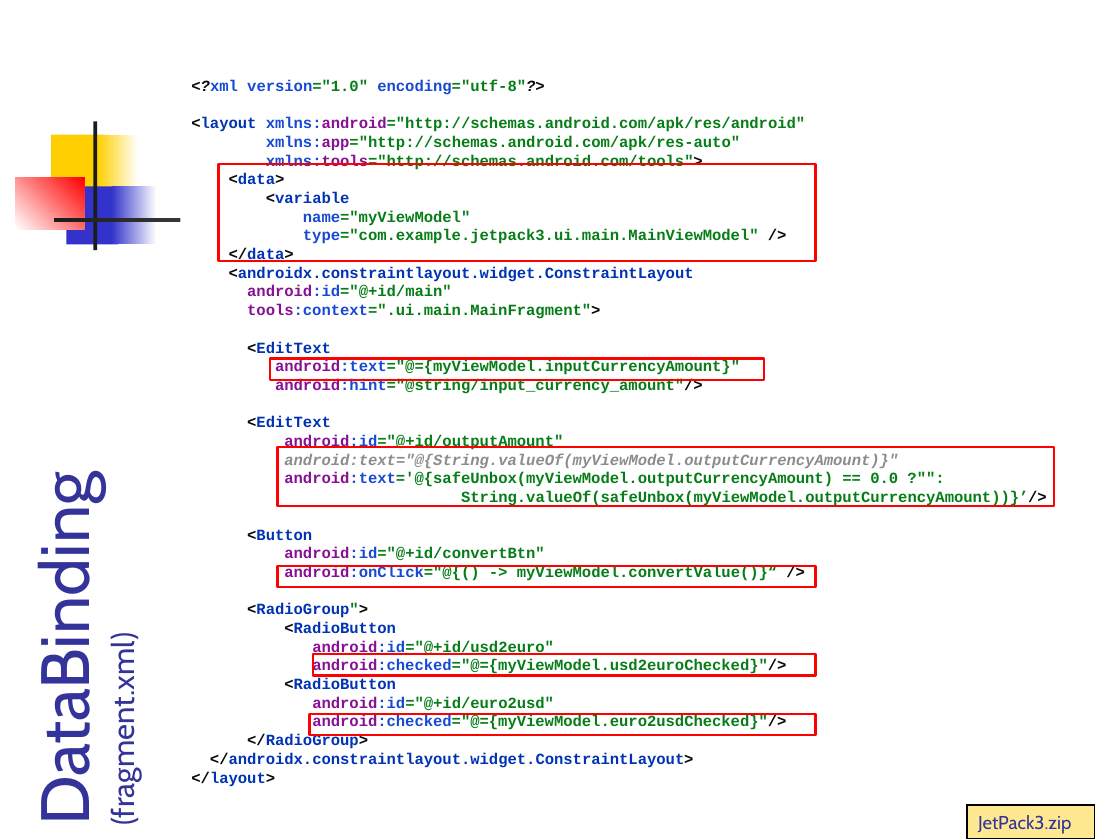
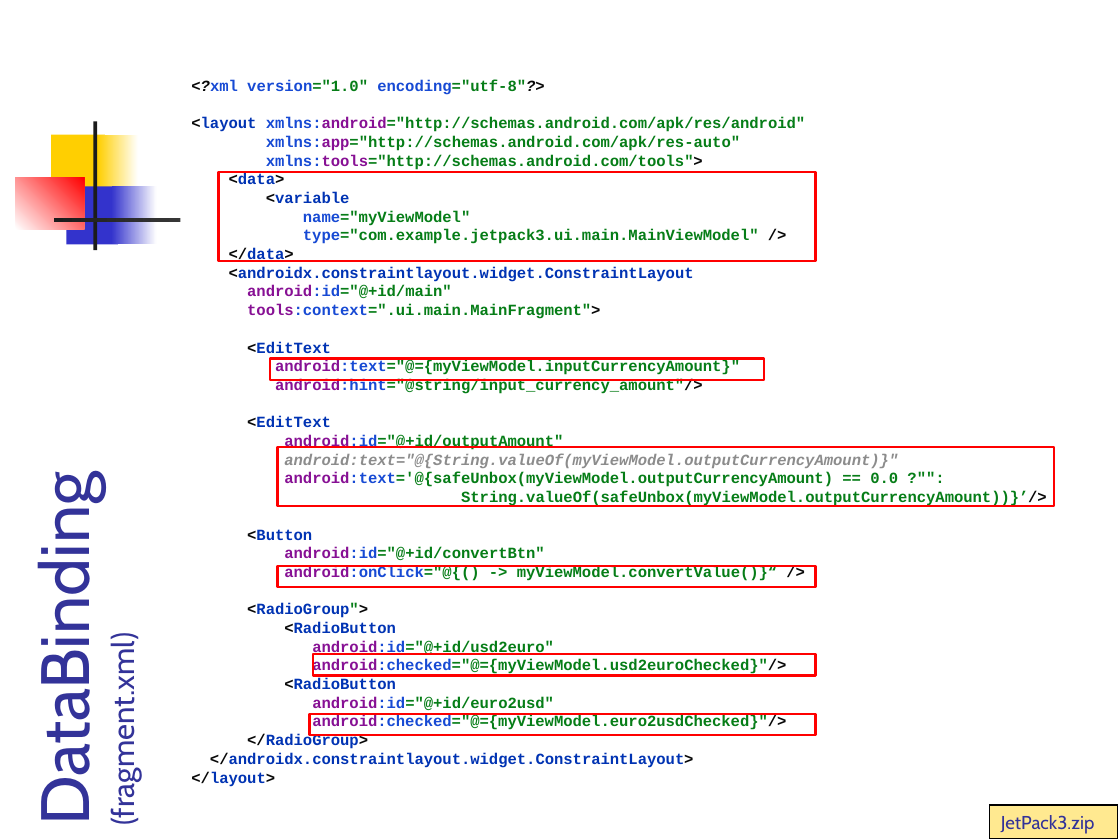
Before and after one commit to vmandro/Prednasky, a slide deck: slide 19 of 07/07_Android.ppt (slide 14 before the commit). Drawn at 1120x840 pixels with LibreOffice and Linux fonts; fonts in the diff are those of the drawing. Boxes give left, top, right and bottom in pixels: in the first picture for what was removed or moved away, otherwise in the second. Text is boxed around its words. In the diff, an @@ line names an element or a change of style, - is before the commit and + after.

```diff
--- a/07/07_Android.ppt
+++ b/07/07_Android.ppt
@@ rectangle: place and size @@
-rectangle at (218, 165, 815, 262)
+rectangle at (218, 172, 815, 262)
@@ rectangle "JetPack3.zip": place and size @@
-rectangle "JetPack3.zip" at (967, 805, 1094, 839)
+rectangle "JetPack3.zip" at (990, 805, 1118, 839)
```
Also in this commit, not shown: 14 other slides changed, 14 slides added, 2 slides removed, 1 other file.
